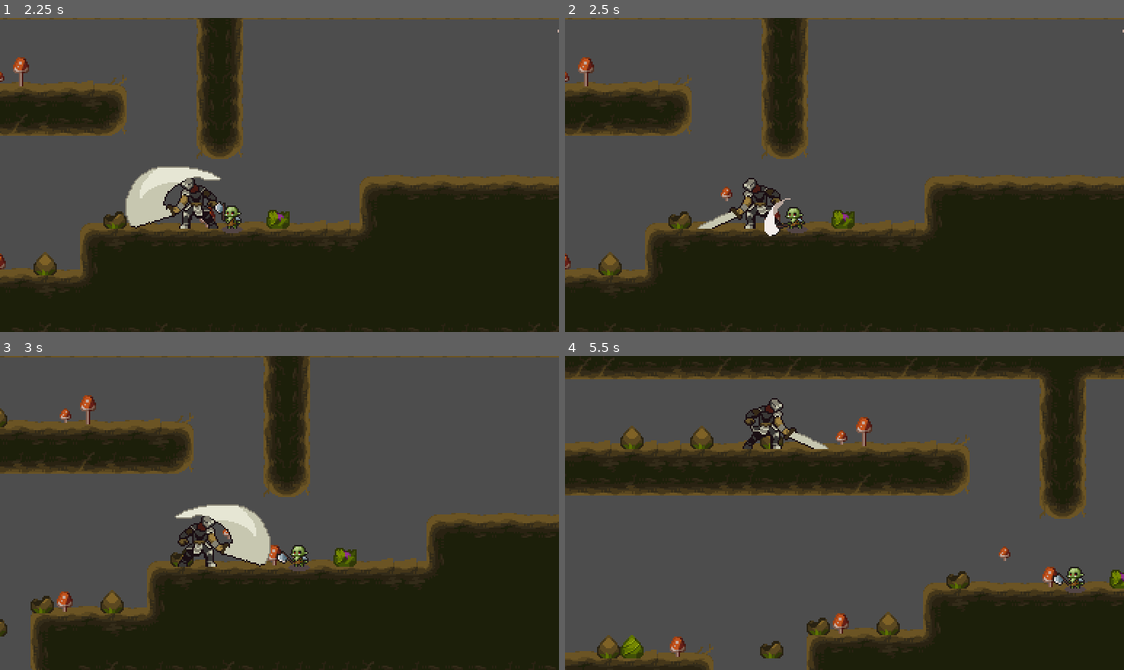
Above: before the commit, frames 1-4 (two rows, left to right).
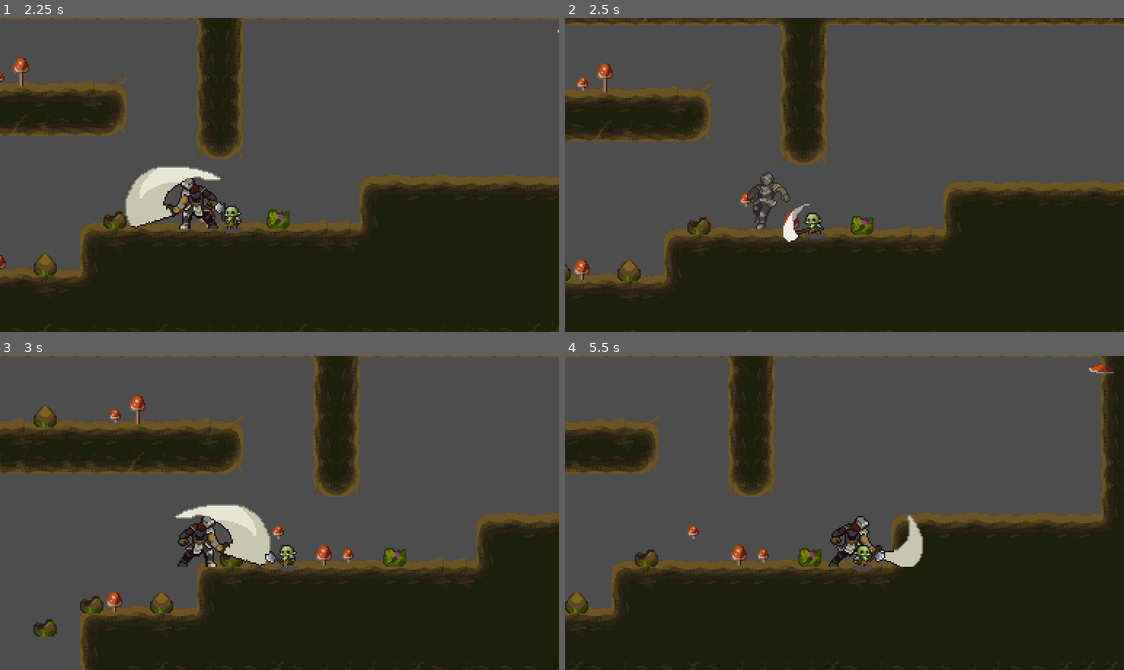
Above: after the commit, the same moments.

Repository: whateverdjump/Godot-courageLegend-
Game: Godot game, scene res://Scene/scene_first.tscn
Two runs of this game, one before a commit and one after it. Both use one fixed random seed, a clock stepped at 60 frames per second and the inputs below.
Inputs:
- Up to frame 1 (2.25 s): hold D (move_right) 0.53-2.03 s; tap J (attack) at 0.6, 1.35, 2.1 s; tap Space (jump) at 0.77, 1.52 s; hold A (move_left) from 2.03 s (still down)
- Up to frame 2 (2.5 s): keep holding A (move_left)
- Up to frame 3 (3 s): release A (move_left) at 2.78 s; hold D (move_right) from 2.78 s (still down); tap J (attack) at 2.85 s
- Up to frame 4 (5.5 s): tap Space (jump) at 3.02, 3.77, 4.52 s; tap J (attack) at 3.6, 4.35, 5.1 s; release D (move_right) at 4.28 s; hold A (move_left) 4.28-5.03 s; hold D (move_right) from 5.03 s (still down)

Frame 1 is identical in both runs. In frame 2, 17% of the frame differs, in the area x 0-100%, y 0-87%; in frame 3, 17%; in frame 4, 56%, in the area x 0-100%, y 0-100%.

Commit message:
fix: 更新哥布林攻击动画和人物受击动画

Diff:
--- /dev/null
+++ b/Classes/Demage.gd
@@ -0,0 +1,6 @@
+class_name Demage
+extends RefCounted
+
+var amount: int
+
+var source: Node2D
--- /dev/null
+++ b/Classes/Stats.gd
@@ -0,0 +1,13 @@
+class_name Stats
+extends Node
+
+signal healyh_changed
+
+@export var max_health := 3.0
+
+@onready var health := max_health:
+	set(v):
+		v = clamp(v, 0.0, max_health)
+		if v == health:
+			return
+		health = v
--- a/Enemy/goblin.gd
+++ b/Enemy/goblin.gd
@@ -38,11 +38,12 @@
 func get_next_state(state: State) -> int:
 	if attack_ray_cast.is_colliding() and not state in CAN_ATTACK and attack_interval_timer.time_left == 0:
 		attack_interval_timer.start()
-		print(attack_interval_timer.time_left, '这个值')
 		return State.ATTACK1
 
 	match state:
 		State.IDLE:
+			if attack_ray_cast.is_colliding() and attack_interval_timer.time_left > 0 and player_ray_cast.is_colliding():
+				return state
 			if player_ray_cast.is_colliding():
 				return State.RUN
 			if state_ststem.awaitTimer > 3:
@@ -56,8 +57,10 @@
 			if not player_ray_cast.is_colliding() and see_player_timer.is_stopped():
 				return State.WALK
 		State.ATTACK1:
-			if not animation_player.is_playing() and see_player_timer.is_stopped():
+			if not animation_player.is_playing() and attack_ray_cast.is_colliding():
 				return State.ATTACK2
+			if not animation_player.is_playing():
+				return State.RUN
 		State.ATTACK2:
 			if not animation_player.is_playing():
 				return State.IDLE
--- a/Enemy/goblin.tscn
+++ b/Enemy/goblin.tscn
@@ -163,7 +163,7 @@
 "duration": 1.0,
 "texture": SubResource("AtlasTexture_744v0")
 }],
-"loop": true,
+"loop": false,
 "name": &"attack1",
 "speed": 5.0
 }, {
@@ -475,7 +475,7 @@
 one_shot = true
 
 [node name="attackIntervalTimer" type="Timer" parent="." index="4"]
-wait_time = 3.0
+wait_time = 2.0
 one_shot = true
 
 [node name="AnimationPlayer" type="AnimationPlayer" parent="." index="5"]
--- a/Player/player.gd
+++ b/Player/player.gd
@@ -8,6 +8,7 @@
 @onready var back_wall_raycast: RayCast2D = $Character/BackWallRaycast
 @onready var animation_player: AnimationPlayer = $AnimationPlayer
 @onready var attack_timer: Timer = $AttackTimer
+@onready var stats: Stats = $Stats
 
 enum State {
 	IDLE,
@@ -18,9 +19,11 @@
 	WALLSLIDE,
 	WALLJUMP,
 	ATTACK1,
-	ATTACK2
+	ATTACK2,
+	HIT
 }
 
+var pending_demage: Demage
 var gravity := ProjectSettings.get_setting("physics/2d/default_gravity") as float
 var getLastDir := 1.0
 var lastState := -1
@@ -33,6 +36,8 @@
 const FLOOR_ACCELERATION := MOVE_SPEED / 0.1
 const AIR_ACCELERATION := MOVE_SPEED / 0.02
 const SLIDE_SPEED := 0.5
+# 被击中后移动的距离
+const KNOCKBACK_AMOUNT := 200
 
 func _unhandled_input(event: InputEvent) -> void:
 	if Input.is_action_just_pressed("jump"):
@@ -53,6 +58,8 @@
 		State.WALLSLIDE:
 			slide(SLIDE_SPEED, delta)
 		State.WALLJUMP:
+			move(gravity, delta)
+		State.HIT:
 			move(gravity, delta)
 
 func move(gravity: float, delta: float) -> void:
@@ -77,6 +84,9 @@
 func get_next_state(state: State) -> int:
 	var dir = Input.get_axis("move_left","move_right")
 	var can_run = is_on_floor() and dir
+
+	if pending_demage:
+		return State.HIT
 #	郊狼时间
 	var can_jump = (state in IS_FLOOR and coyote_timer.time_left > 0) || (lastState in IS_FLOOR and coyote_timer.time_left > 0)
 	if can_jump:
@@ -127,6 +137,9 @@
 		State.ATTACK2:
 			if not animation_player.is_playing():
 				return State.IDLE
+		State.HIT:
+			if not animation_player.is_playing():
+				return State.IDLE
 
 	return state
 
@@ -155,3 +168,19 @@
 			animation_player.play("attack1")
 		State.ATTACK2:
 			animation_player.play("attack2")
+		State.HIT:
+			animation_player.play("hurt")
+			stats.health -= pending_demage.amount
+			var retreat_dir = pending_demage.source.global_position.direction_to(global_position)
+
+			#velocity = retreat_dir * KNOCKBACK_AMOUNT
+			velocity = Vector2(-109, -100)
+
+			print('击打别人后返回的坐标', velocity)
+			pending_demage = null
+
+func _on_hurtbox_hurt(hitbox: Hitbox) -> void:
+	pending_demage = Demage.new()
+	pending_demage.amount = 1
+	pending_demage.source = hitbox.owner
+	print('啊!!我被击中了!!!',pending_demage.source)
--- a/Player/player.tscn
+++ b/Player/player.tscn
@@ -8,11 +8,13 @@
 [ext_resource type="Texture2D" uid="uid://bjeh633w1dfti" path="res://Assets/character/_Jump.png" id="3_k53q1"]
 [ext_resource type="Texture2D" uid="uid://ycva08lohvhv" path="res://Assets/character/_Run.png" id="4_fhl08"]
 [ext_resource type="Texture2D" uid="uid://bkv2bw4hv60kc" path="res://Assets/character/_JumpFallInbetween.png" id="5_apopc"]
+[ext_resource type="Texture2D" uid="uid://dyt3xc0m88ddh" path="res://Assets/character/_Hit.png" id="5_dkpta"]
 [ext_resource type="Script" uid="uid://bci57mj44hm6k" path="res://StateSystem.gd" id="5_vtle1"]
 [ext_resource type="Texture2D" uid="uid://df8hdh564wpwa" path="res://Assets/character/_WallClimbNoMovement.png" id="8_p5o4e"]
 [ext_resource type="Texture2D" uid="uid://bf87bqoq1nrg2" path="res://Assets/character/_WallSlide.png" id="9_gu6f8"]
 [ext_resource type="Script" uid="uid://jc2u7rl0oo75" path="res://Classes/Hitbox.gd" id="11_5htga"]
 [ext_resource type="Script" uid="uid://ikyvo503wanu" path="res://Classes/Hurtbox.gd" id="12_p5o4e"]
+[ext_resource type="Script" uid="uid://ci5lsmpstgrm2" path="res://Classes/Stats.gd" id="14_gu6f8"]
 
 [sub_resource type="AtlasTexture" id="AtlasTexture_755ss"]
 atlas = ExtResource("2_apopc")
@@ -66,6 +68,10 @@
 atlas = ExtResource("2_x3vf3")
 region = Rect2(240, 0, 120, 80)
 
+[sub_resource type="AtlasTexture" id="AtlasTexture_wvbyc"]
+atlas = ExtResource("5_dkpta")
+region = Rect2(0, 0, 120, 80)
+
 [sub_resource type="AtlasTexture" id="AtlasTexture_4ntmi"]
 atlas = ExtResource("1_l8h54")
 region = Rect2(0, 0, 120, 80)
@@ -260,6 +266,14 @@
 }],
 "loop": true,
 "name": &"fall",
+"speed": 10.0
+}, {
+"frames": [{
+"duration": 1.0,
+"texture": SubResource("AtlasTexture_wvbyc")
+}],
+"loop": false,
+"name": &"hurt",
 "speed": 10.0
 }, {
 "frames": [{
@@ -457,6 +471,18 @@
 "transitions": PackedFloat32Array(1),
 "update": 1,
 "values": [true]
+}
+tracks/4/type = "value"
+tracks/4/imported = false
+tracks/4/enabled = true
+tracks/4/path = NodePath("Character/AnimatedSprite2D:modulate")
+tracks/4/interp = 1
+tracks/4/loop_wrap = true
+tracks/4/keys = {
+"times": PackedFloat32Array(0),
+"transitions": PackedFloat32Array(1),
+"update": 0,
+"values": [Color(1, 1, 1, 1)]
 }
 
 [sub_resource type="Animation" id="Animation_wvbyc"]
@@ -541,11 +567,53 @@
 "values": [true, false, true]
 }
 
+[sub_resource type="Animation" id="Animation_c4i3b"]
+resource_name = "hurt"
+length = 0.4
+step = 0.1
+tracks/0/type = "value"
+tracks/0/imported = false
+tracks/0/enabled = true
+tracks/0/path = NodePath("Character/AnimatedSprite2D:animation")
+tracks/0/interp = 1
+tracks/0/loop_wrap = true
+tracks/0/keys = {
+"times": PackedFloat32Array(0),
+"transitions": PackedFloat32Array(1),
+"update": 1,
+"values": [&"hurt"]
+}
+tracks/1/type = "value"
+tracks/1/imported = false
+tracks/1/enabled = true
+tracks/1/path = NodePath("Character/AnimatedSprite2D:frame")
+tracks/1/interp = 1
+tracks/1/loop_wrap = true
+tracks/1/keys = {
+"times": PackedFloat32Array(0, 0.1, 0.2, 0.3),
+"transitions": PackedFloat32Array(1, 1, 1, 1),
+"update": 1,
+"values": [0, 0, 0, 0]
+}
+tracks/2/type = "value"
+tracks/2/imported = false
+tracks/2/enabled = true
+tracks/2/path = NodePath("Character/AnimatedSprite2D:modulate")
+tracks/2/interp = 1
+tracks/2/loop_wrap = true
+tracks/2/keys = {
+"times": PackedFloat32Array(0, 0.1, 0.2, 0.3, 0.4),
+"transitions": PackedFloat32Array(1, 1, 1, 1, 1),
+"update": 0,
+"values": [Color(1, 1, 1, 1), Color(1, 1, 1, 0.160784), Color(1, 1, 1, 1), Color(1, 1, 1, 0.584314), Color(1, 1, 1, 1)]
+}
+
 [sub_resource type="AnimationLibrary" id="AnimationLibrary_c4i3b"]
 _data = {
 &"RESET": SubResource("Animation_1kmt7"),
 &"attack1": SubResource("Animation_wvbyc"),
-&"attack2": SubResource("Animation_gvnt1")
+&"attack2": SubResource("Animation_gvnt1"),
+&"hurt": SubResource("Animation_c4i3b")
 }
 
 [node name="Player" type="CharacterBody2D"]
@@ -614,3 +682,9 @@
 [node name="AttackTimer" type="Timer" parent="."]
 wait_time = 0.2
 one_shot = true
+
+[node name="Stats" type="Node" parent="."]
+script = ExtResource("14_gu6f8")
+metadata/_custom_type_script = "uid://ci5lsmpstgrm2"
+
+[connection signal="hurt" from="Character/Hurtbox" to="." method="_on_hurtbox_hurt"]
--- a/StateSystem.gd
+++ b/StateSystem.gd
@@ -20,7 +20,7 @@
 		var next := owner.get_next_state(state_value) as int
 		if next == state_value:
 			break
-		print('状态切换', next, state_value)
+		#print('状态切换', next, state_value)
 		state_value = next
 
 		awaitTimer = 0
Not shown, added: Classes/Demage.gd.uid
Not shown, added: Classes/Stats.gd.uid
Not shown: 1 places in Player/player.tscn that only renumber resources
